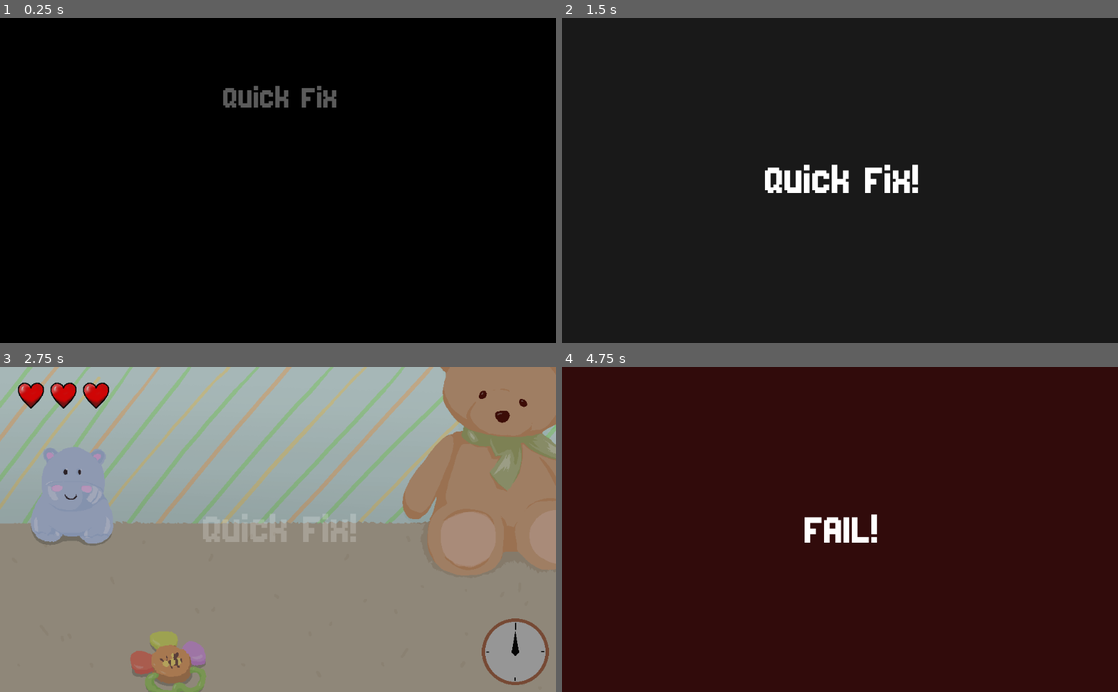
Above: before the commit, frames 1-4 (two rows, left to right).
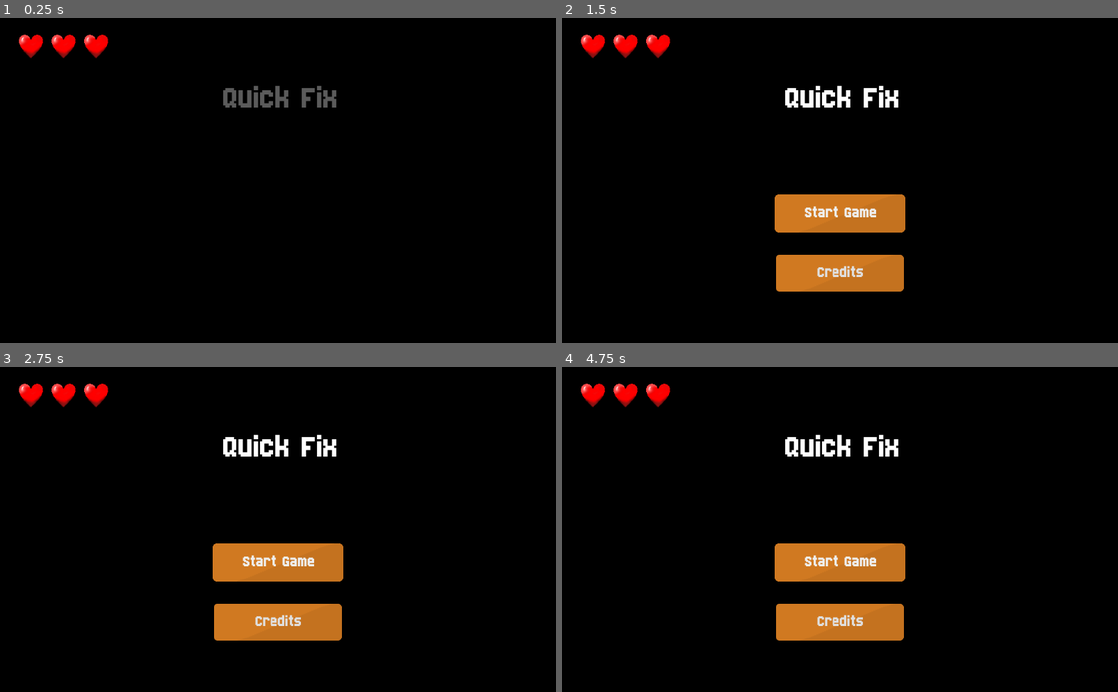
Above: after the commit, the same moments.

Repository: ericdsw/global_game_jam_2020
Game: Godot game, scene res://Game.tscn
The game is run twice, just before and just after one commit, with the same random seed, the same clock (stepped at 60 frames per second) and the same inputs. Sound files missing from this copy of the repository are replaced by a short silence.
Inputs (mouse positions are in pixels of both pictures, inside the frame that each line leads up to):
- Up to frame 1 (0.25 s): no input
- Up to frame 2 (1.5 s): tap Enter (ui_accept) at 0.5, 0.77, 0.8, 1.07 s; move the mouse to (962, 164) at 0.52 s; press the mouse at (962, 164) at 0.53 s; release the mouse at (962, 164) at 1.25 s; click "Start Game" at 1.25 s
- Up to frame 3 (2.75 s): click (278, 562) at 2 s, where only the run after the commit has a clickable "Start Game"
- Up to frame 4 (4.75 s): click (840, 562) at 2.75 s, where only the run after the commit has a clickable "Start Game"; tap Enter (ui_accept) at 3.5, 4.55 s; drag from (728, 545) to (928, 529) at 3.52 s; move the mouse to (895, 458) at 4.27 s; press the mouse at (895, 458) at 4.28 s

The runs differ from the first frame. In frame 1, 0.7% of the frame differs, in the area x 3-20%, y 5-13%; in frame 2, 100%, in the area x 0-100%, y 0-100%; in frame 3, 100%; in frame 4, 100%.
Error before the commit: Invalid get index 'rect_scale' (on base: 'Tween'). (res://Elements/LifeContainer.gd:12)
Error after the commit: Parse Error: Mixed tabs and spaces in indentation. (res://Screens/MiniGames/BaseMinigame.gd:60)

Commit message:
Possible fix for multiple success/failure screens

Diff:
--- a/Screens/MiniGames/BaseMinigame.gd
+++ b/Screens/MiniGames/BaseMinigame.gd
@@ -56,22 +56,21 @@
 # Call this method when a minigame is completed successfully, will emit the
 # required signal and stop the deadline timer
 func on_success() -> void:
-#	if _is_active:
-	_is_active = false
-	emit_signal("success", _lifetime)
-	timer_clock.stop_time_sound()
-	get_parent()._enqueued_success = true
+	if _is_active:
+        _is_active = false
+        emit_signal("success", _lifetime)
+        timer_clock.stop_time_sound()
+        get_parent()._enqueued_success = true
 
 # Call this methid if the minigame's fail condition is met. Note that this method
 # will be automatically called when the deadline timer runs out, so subclasses
 # are not required to call it directly
 func on_failure() -> void:
-	print("on failure of base minigame")
-#	if _is_active:
-	_is_active = false
-	emit_signal("failure")
-	timer_clock.stop_time_sound()
-	get_parent()._enqueued_success = false
+	if _is_active:
+        _is_active = false
+        emit_signal("failure")
+        timer_clock.stop_time_sound()
+        get_parent()._enqueued_success = false
 
 func request_next() -> void:
 	emit_signal("request_next")
